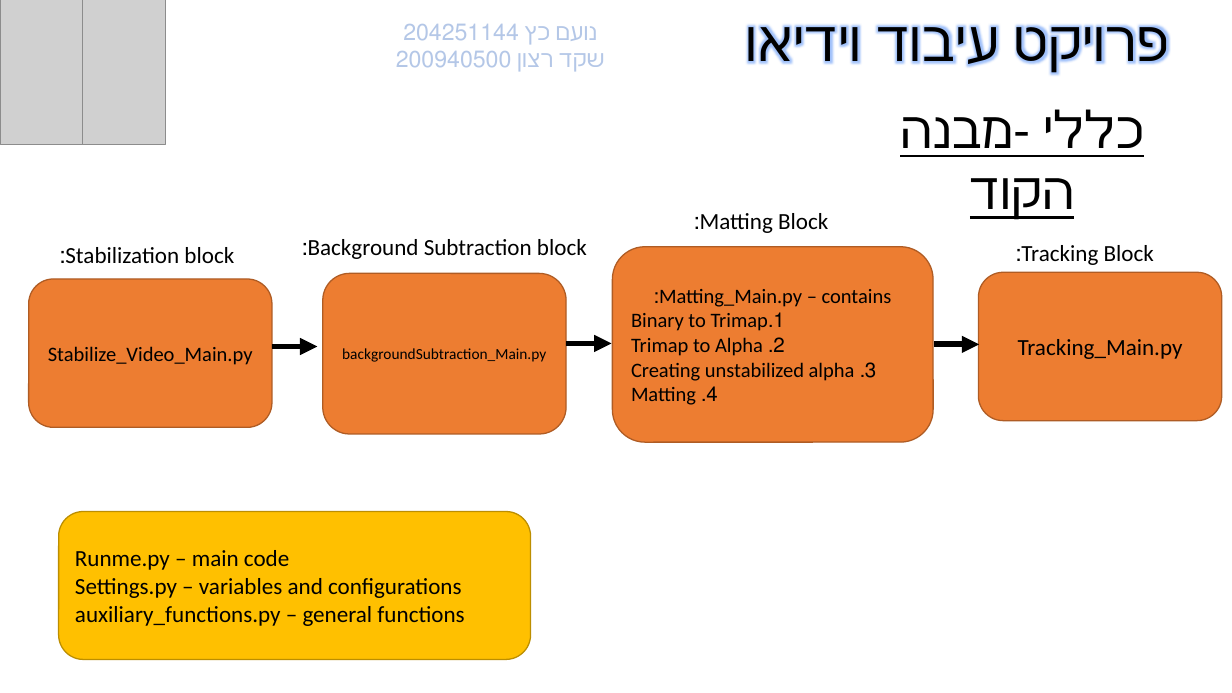
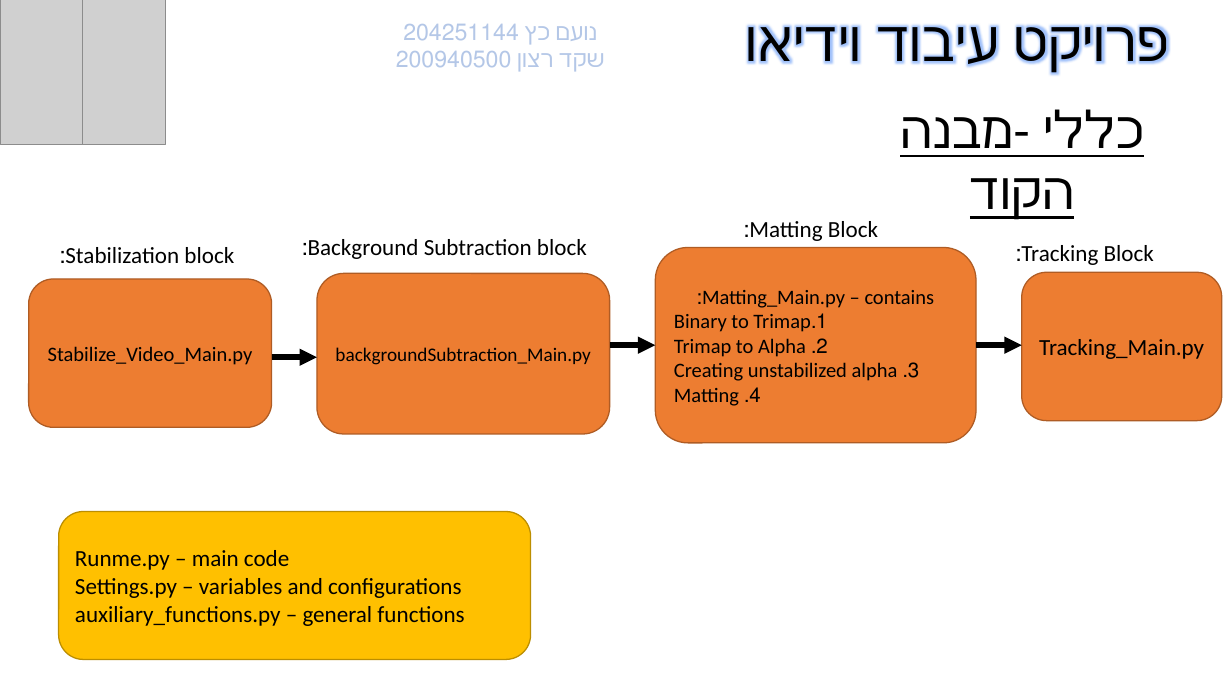
Before and after one commit to shakratz/VP_Project_Submission, a slide deck: slide 2 of Document/Document.pptx. Drawn at 1232x693 pixels with LibreOffice and Linux fonts; fonts in the diff are those of the drawing; grey boxes stand for pictures; background and template pictures are left out. Boxes give left, top, right and bottom in pixels: in the first picture for what was removed or moved away, otherwise in the second. Text is boxed around its words. In the diff, an @@ line names an element or a change of style, - is before the commit and + after.

```diff
--- a/Document/Document.pptx
+++ b/Document/Document.pptx
@@ text "Matting Block:": place and size @@
-text "Matting Block:" at bbox=[700, 213, 828, 233]
+text "Matting Block:" at bbox=[749, 221, 878, 241]
@@ rounded rectangle "Matting_Main.py – contains:": place and size @@
-rounded rectangle "Matting_Main.py – contains:" at bbox=[613, 247, 933, 442]
+rounded rectangle "Matting_Main.py – contains:" at bbox=[655, 248, 976, 443]
@@ rounded rectangle "backgroundSubtraction_Main.py": place and size @@
-rounded rectangle "backgroundSubtraction_Main.py" at bbox=[323, 274, 566, 434]
+rounded rectangle "backgroundSubtraction_Main.py" at bbox=[317, 274, 610, 434]
@@ rounded rectangle "backgroundSubtraction_Main.py" at bbox=[317, 274, 610, 434]: size 12 to 15 pt @@
@@ rounded rectangle "Tracking_Main.py": place and size @@
-rounded rectangle "Tracking_Main.py" at bbox=[979, 273, 1222, 421]
+rounded rectangle "Tracking_Main.py" at bbox=[1022, 273, 1222, 421]
@@ arrow moved from (272, 347) - (317, 347) to (272, 358) - (317, 358) @@
@@ arrow moved from (567, 344) - (612, 344) to (610, 346) - (655, 346) @@
@@ arrow moved from (934, 345) - (980, 345) to (977, 346) - (1022, 346) @@
```
Also in this commit, not shown: 3 other slides changed, 4 slides added, 5 other files.
